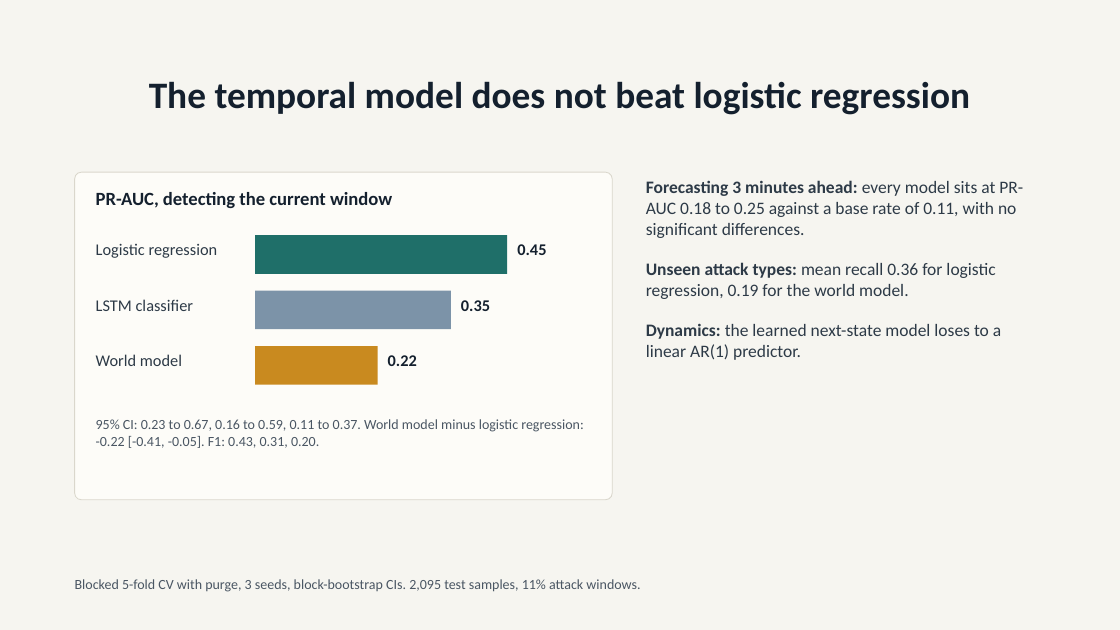
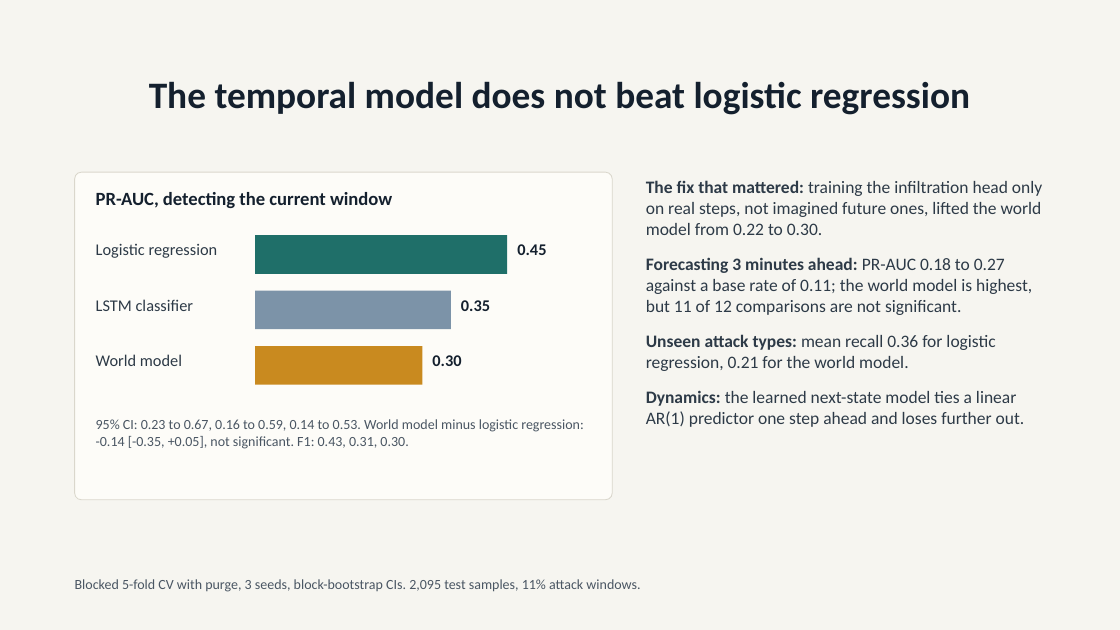
Before and after one commit to ydhitler1-arch/network-attack-world-model, a slide deck: slide 4 of docs/hackathon/SIH_PS26153_deck.pptx. Drawn at 1120x630 pixels with LibreOffice and Linux fonts; fonts in the diff are those of the drawing. Boxes give left, top, right and bottom in pixels: in the first picture for what was removed or moved away, otherwise in the second. Text is boxed around its words. In the diff, an @@ line names an element or a change of style, - is before the commit and + after.

```diff
--- a/docs/hackathon/SIH_PS26153_deck.pptx
+++ b/docs/hackathon/SIH_PS26153_deck.pptx
@@ text at (x1=646, y1=180, x2=1042, y2=427): text changed @@
-• Forecasting 3 minutes ahead: every model sits at PR-AUC 0.18 to 0.25 against a base rate of 0.11, with no significant differences.
-• Unseen attack types: mean recall 0.36 for logistic regression, 0.19 for the world model.
-• Dynamics: the learned next-state model loses to a linear AR(1) predictor.
+• The fix that mattered: training the infiltration head only on real steps, not imagined future ones, lifted the world model from 0.22 to 0.30.
+• Forecasting 3 minutes ahead: PR-AUC 0.18 to 0.27 against a base rate of 0.11; the world model is highest, but 11 of 12 comparisons are not significant.
+• Unseen attack types: mean recall 0.36 for logistic regression, 0.21 for the world model.
+• Dynamics: the learned next-state model ties a linear AR(1) predictor one step ahead and loses further out.
@@ rectangle resized from (x1=255, y1=346, x2=378, y2=385) to (x1=255, y1=346, x2=423, y2=385) @@
@@ text at (x1=432, y1=355, x2=461, y2=366): text changed @@
-0.22
+0.30
@@ text at (x1=96, y1=419, x2=583, y2=449): text changed @@
-95% CI: 0.23 to 0.67, 0.16 to 0.59, 0.11 to 0.37. World model minus logistic regression: -0.22 [-0.41, -0.05]. F1: 0.43, 0.31, 0.20.
+95% CI: 0.23 to 0.67, 0.16 to 0.59, 0.14 to 0.53. World model minus logistic regression: -0.14 [-0.35, +0.05], not significant. F1: 0.43, 0.31, 0.30.
```
Also in this commit, not shown: 1 other slide changed, 1 other file.
